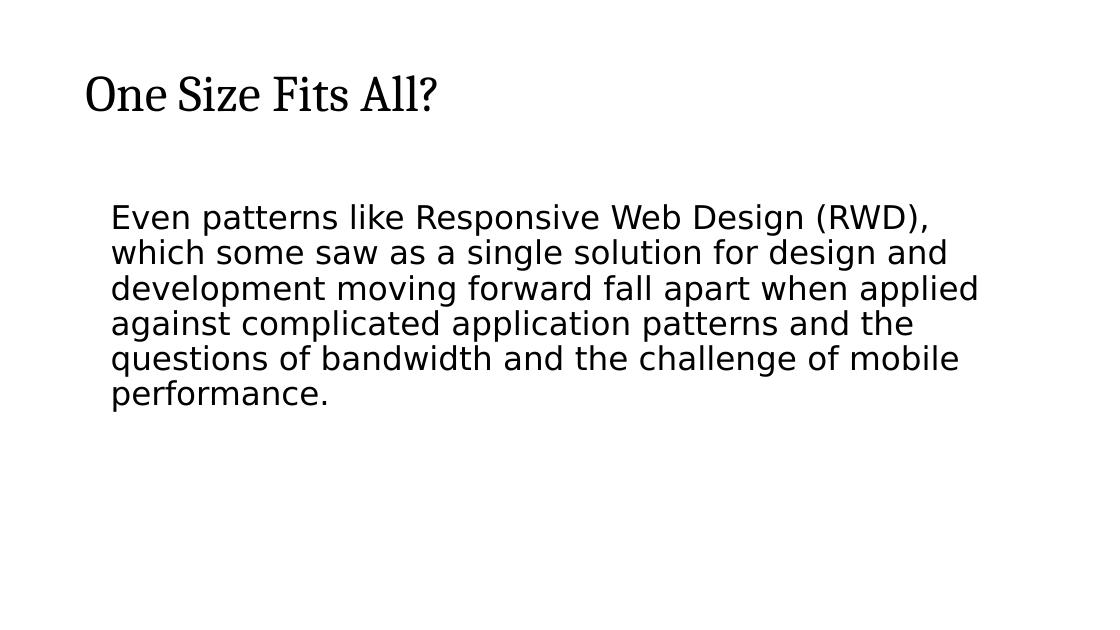
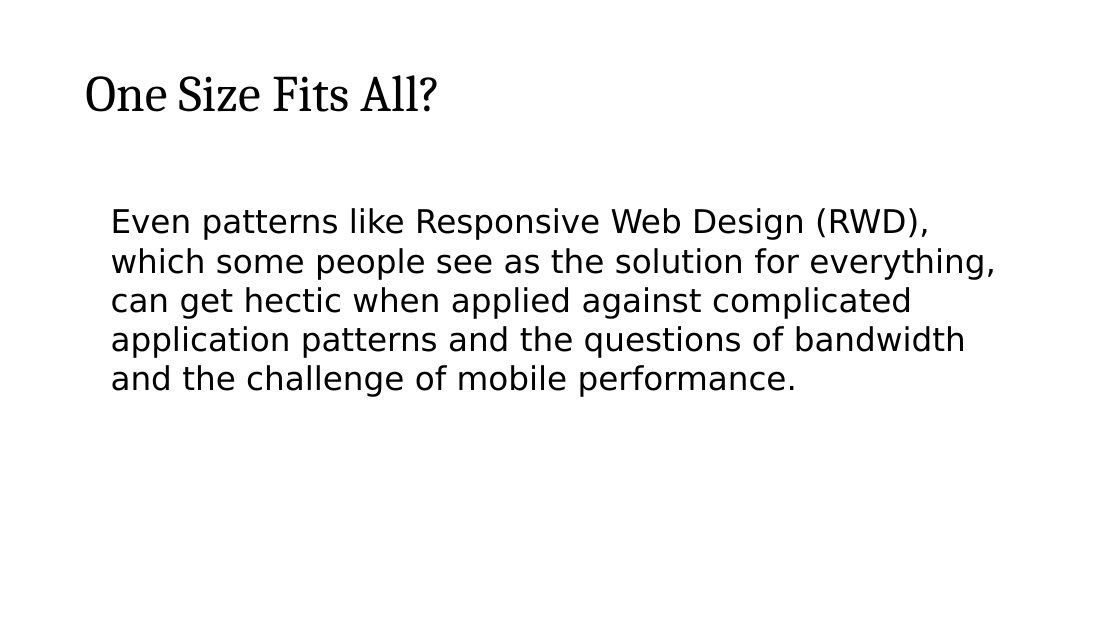
Before and after one commit to roblarsen/rob-larsen-presentations, a slide deck: slide 14 of wild-world-web.pptx (slide 15 before the commit). Drawn at 1120x630 pixels with LibreOffice and Linux fonts; fonts in the diff are those of the drawing; background and template pictures are left out. Boxes give left, top, right and bottom in pixels: in the first picture for what was removed or moved away, otherwise in the second. Text is boxed around its words. In the diff, an @@ line names an element or a change of style, - is before the commit and + after.

```diff
--- a/wild-world-web.pptx
+++ b/wild-world-web.pptx
@@ text at box(111, 208, 995, 397): text changed @@
-Even patterns like Responsive Web Design (RWD), which some saw as a single solution for design and development moving forward fall apart when applied against complicated application patterns and the questions of bandwidth and the challenge of mobile performance.
+Even patterns like Responsive Web Design (RWD), which some people see as the solution for everything, can get hectic when applied against complicated application patterns and the questions of bandwidth and the challenge of mobile performance.
```
Also in this commit, not shown: 28 other slides changed, 7 slides added, 17 slides removed.
